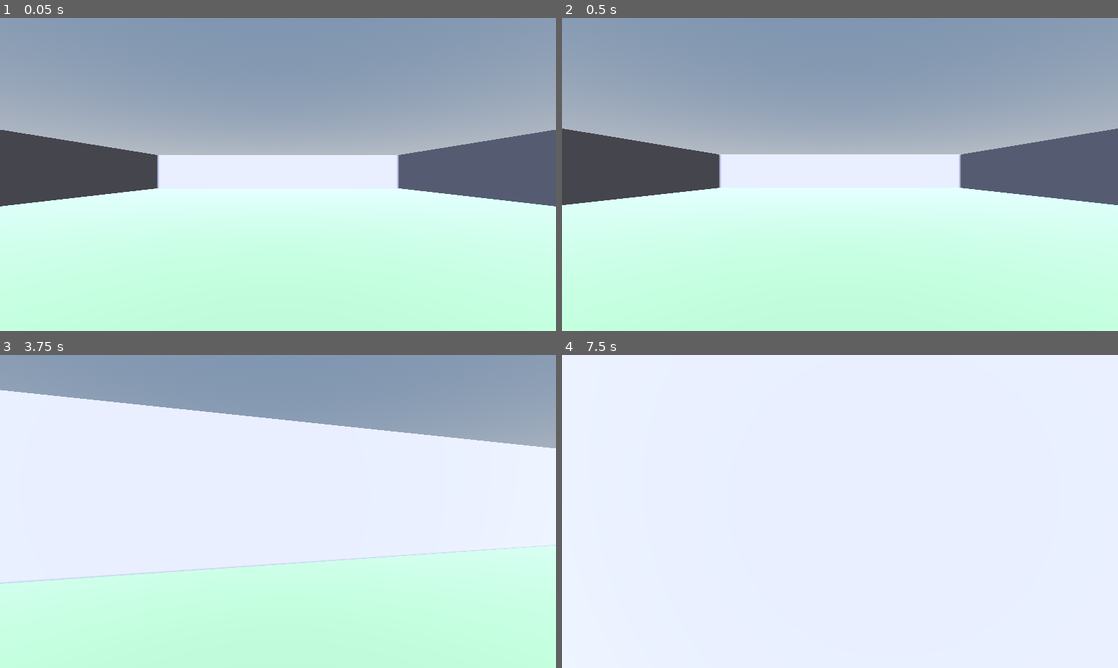
Above: before the commit, frames 1-4 (two rows, left to right).
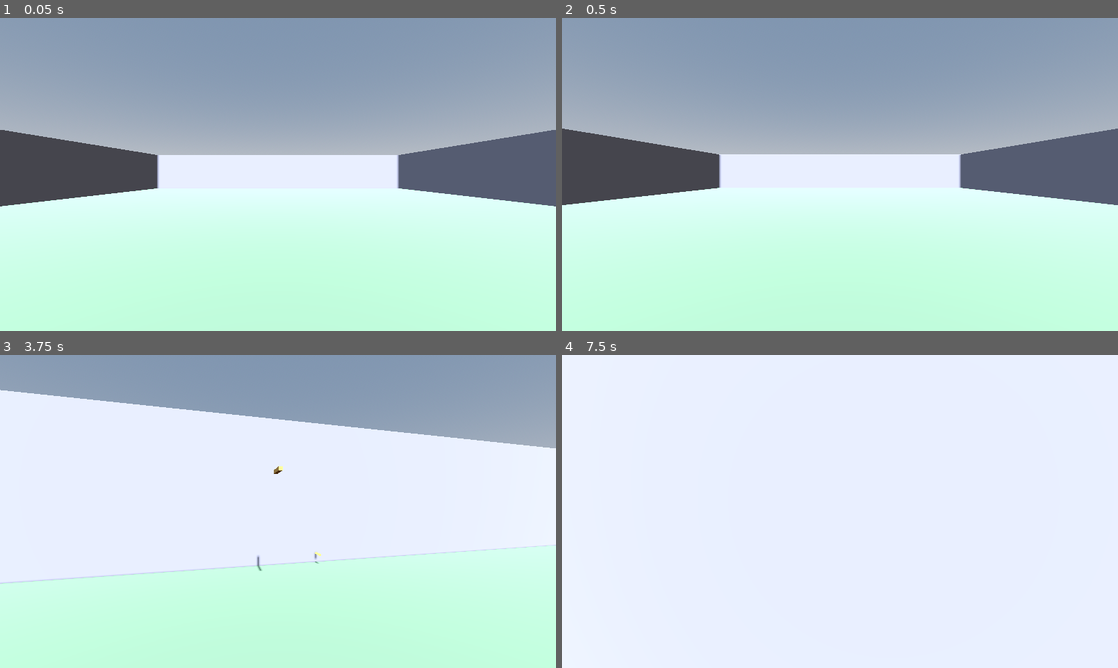
Above: after the commit, the same moments.

Repository: DustinQi/nbgame
Game: Godot game, scene res://scenes/main.tscn
Same seed, same stepped clock (60 frames per second), same inputs: the game is played once before the commit and once after it.
Inputs (mouse positions are in pixels of both pictures, inside the frame that each line leads up to):
- Up to frame 1 (0.05 s): no input
- Up to frame 2 (0.5 s): no input
- Up to frame 3 (3.75 s): tap Enter at 0.5 s; move the mouse to (305, 511) at 0.52 s; hold W (move_forward) from 0.53 s (still down); click (305, 511) at 0.6 s; tap Space (jump) at 0.77, 1.52, 3.02 s; move the mouse to (250, 511) at 1.27 s; click (250, 511) at 1.35 s; move the mouse to (289, 505) at 2.02 s; click (289, 505) at 2.1 s; move the mouse to (272, 517) at 2.77 s; click (272, 517) at 2.85 s; move the mouse to (316, 514) at 3.52 s; click (316, 514) at 3.6 s
- Up to frame 4 (7.5 s): tap Space (jump) at 3.77, 4.52, 5, 6.02, 6.5, 6.77 s; move the mouse to (795, 508) at 4.27 s; click (795, 508) at 4.35 s; move the mouse to (845, 511) at 5.02 s; click (845, 511) at 5.1 s; tap Enter at 5.75, 7.25 s; move the mouse to (817, 505) at 5.77 s; release W (move_forward) at 5.78 s; hold D (move_right) 5.78-6.53 s; click (817, 505) at 5.85 s; move the mouse to (867, 511) at 6.52 s; hold W (move_forward) from 6.53 s (still down); click (867, 511) at 6.6 s; move the mouse to (812, 511) at 7.27 s; click (812, 511) at 7.35 s

Frames 1-2 are identical in both runs. In frame 3, less than 0.1% of the frame differs, in the area x 46-58%, y 35-70%; in frame 4, less than 0.1%.

Commit message:
feat: 玩家挂载武器管理器与属性
Co-Authored-By: Claude Code <noreply@anthropic.com>

Diff:
--- a/game/scenes/player/player.tscn
+++ b/game/scenes/player/player.tscn
@@ -1,6 +1,9 @@
-[gd_scene load_steps=3 format=3]
+[gd_scene load_steps=6 format=3]
 
 [ext_resource type="Script" path="res://scripts/player/player_controller.gd" id="1"]
+[ext_resource type="Script" path="res://scripts/weapons/weapon_manager.gd" id="2"]
+[ext_resource type="Resource" path="res://resources/weapons/chopsticks.tres" id="3"]
+[ext_resource type="PackedScene" path="res://scenes/weapons/throwable.tscn" id="4"]
 
 [sub_resource type="CapsuleShape3D" id="CapsuleShape3D_1"]
 radius = 0.4
@@ -8,7 +11,7 @@
 
 [node name="Player" type="CharacterBody3D" groups=["player"]]
 collision_layer = 1
-collision_mask = 2
+collision_mask = 6
 script = ExtResource("1")
 
 [node name="CollisionShape3D" type="CollisionShape3D" parent="."]
@@ -20,3 +23,8 @@
 
 [node name="Camera3D" type="Camera3D" parent="Head"]
 current = true
+
+[node name="WeaponManager" type="Node3D" parent="Head"]
+script = ExtResource("2")
+weapon = ExtResource("3")
+throwable_scene = ExtResource("4")
--- a/game/scripts/player/player_controller.gd
+++ b/game/scripts/player/player_controller.gd
@@ -4,11 +4,15 @@
 # 用 preload 引用常量和输入脚本，避免依赖全局类名缓存
 const GAME_CONSTANTS = preload("res://scripts/core/game_constants.gd")
 const INPUT_SETUP = preload("res://scripts/core/input_setup.gd")
+const PLAYER_STATS = preload("res://scripts/player/player_stats.gd")
 
 const PITCH_MIN := -1.45
 const PITCH_MAX := 1.45
 
 @onready var camera: Camera3D = get_node_or_null("Head/Camera3D") as Camera3D
+
+# 玩家属性对象在实例化时就创建，保证 HUD 随时能连接信号
+var stats = PLAYER_STATS.new()
 
 var _pitch := 0.0
 
--- a/game/tests/test_player_scene.gd
+++ b/game/tests/test_player_scene.gd
@@ -1,6 +1,10 @@
 extends RefCounted
 
-# 验证玩家场景的节点结构和碰撞设置
+# 用 preload 引用被测脚本，避免依赖全局类名缓存
+const PLAYER_STATS = preload("res://scripts/player/player_stats.gd")
+const WEAPON_MANAGER = preload("res://scripts/weapons/weapon_manager.gd")
+
+# 验证玩家场景的节点结构和武器挂载
 func run(t) -> void:
     var packed: PackedScene = load("res://scenes/player/player.tscn")
     t.check(packed != null, "玩家场景可加载")
@@ -11,6 +15,13 @@
     t.check(player is CharacterBody3D, "玩家是 CharacterBody3D")
     t.check(player.get_node_or_null("CollisionShape3D") is CollisionShape3D, "玩家有碰撞体")
     t.check(player.get_node_or_null("Head/Camera3D") is Camera3D, "有第一人称相机")
+    var manager = player.get_node_or_null("Head/WeaponManager")
+    t.check(manager != null and manager.get_script() == WEAPON_MANAGER, "有武器管理器")
+    if manager != null:
+        t.check(manager.weapon != null, "武器管理器已装备武器")
+        t.check(manager.throwable_scene != null, "武器管理器已绑定投掷物场景")
     t.check_equal(player.collision_layer, 1, "玩家在玩家层")
-    t.check_equal(player.collision_mask, 2, "玩家会与场景碰撞")
+    t.check_equal(player.collision_mask, 6, "玩家会与场景和敌人碰撞")
+    t.check(player.stats != null and player.stats.get_script() == PLAYER_STATS, "玩家持有属性对象")
+    t.check_equal(player.stats.get_health(), 100.0, "玩家初始血量")
     player.free()
